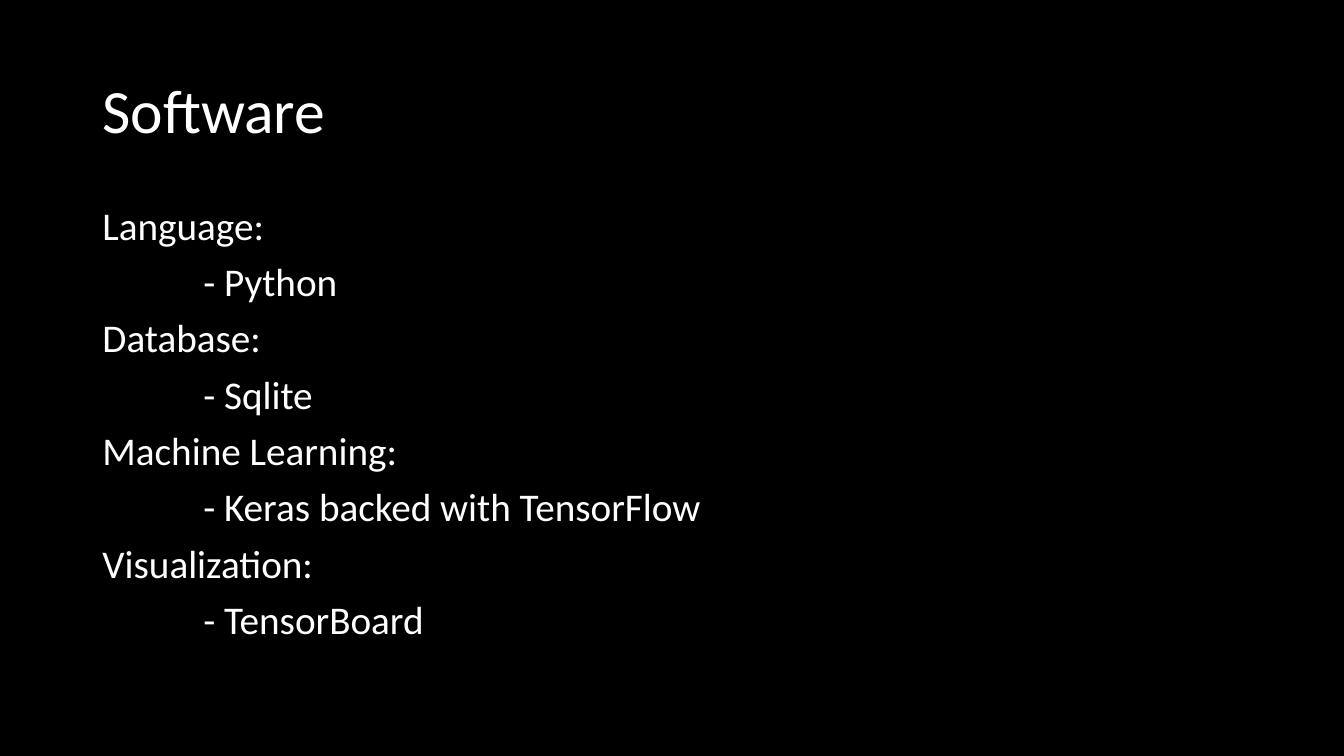
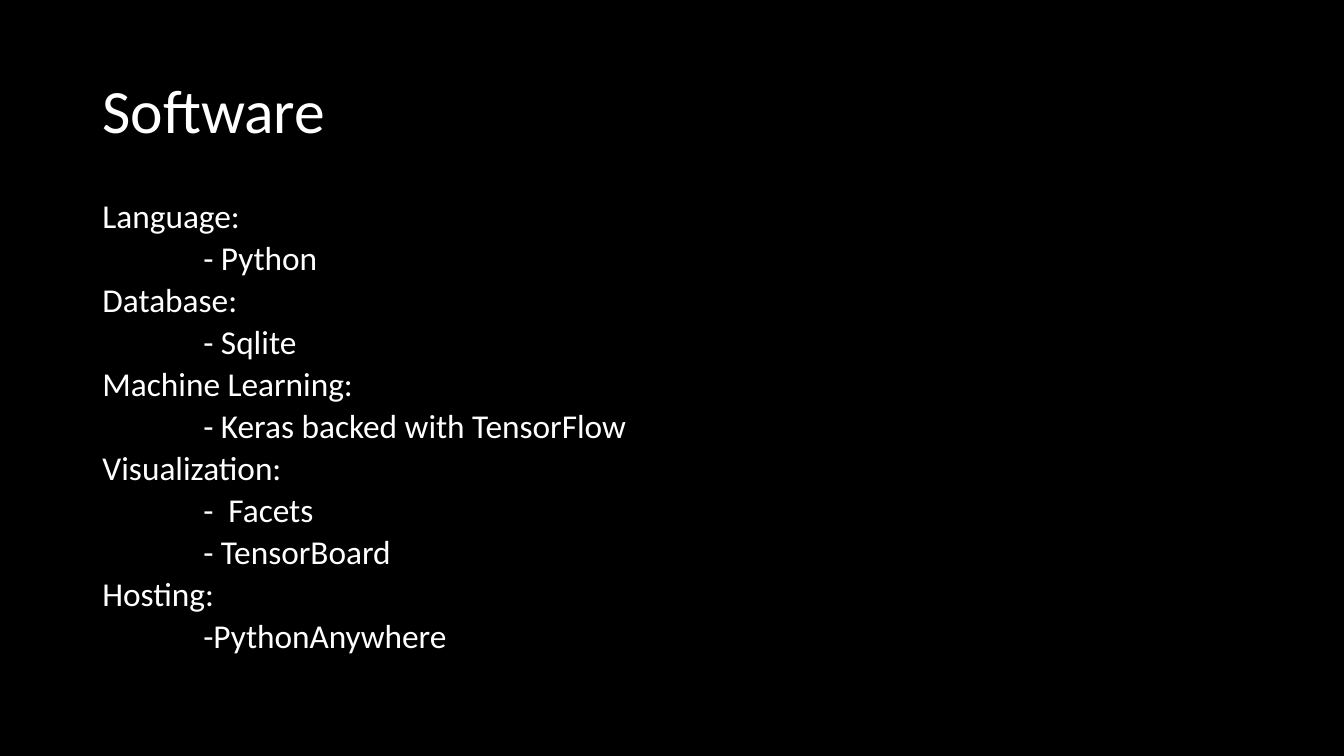
Before and after one commit to milsteam4144/GLAPS, a slide deck: slide 5 of Presentation/GLAPS Presentation.pptx (slide 6 before the commit). Drawn at 1344x756 pixels with LibreOffice and Linux fonts; fonts in the diff are those of the drawing. Boxes give left, top, right and bottom in pixels: in the first picture for what was removed or moved away, otherwise in the second. Text is boxed around its words. In the diff, an @@ line names an element or a change of style, - is before the commit and + after.

```diff
--- a/Presentation/GLAPS Presentation.pptx
+++ b/Presentation/GLAPS Presentation.pptx
@@ text at <box>102,206,626,565</box>: size 28 to 23.8 pt in "Language:", "- Python", "Database:", "- Sqlite" and 4 more places; line spacing 0.9 to 0.7 @@
@@ text at <box>228,500,313,523</box>: paragraph added @@
+- Facets
@@ text at <box>102,583,446,654</box>: paragraphs added @@
+Hosting:
+-PythonAnywhere
```
Also in this commit, not shown: 4 other slides changed, 3 slides added, 1 slide removed.
